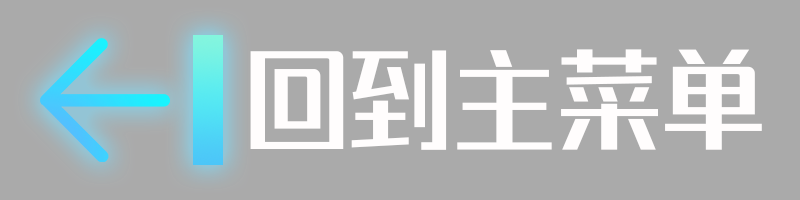
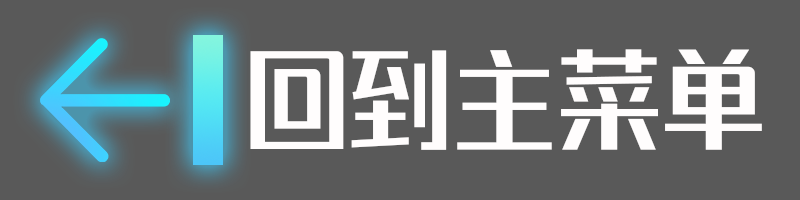
Two versions of the same layered image (800 × 200). Layer-by-layer changes:
hid "矩形 1" (1st of 2) over [0, 0, 800, 200]
showed "矩形 1" (2nd of 2) over [0, 0, 800, 200]
